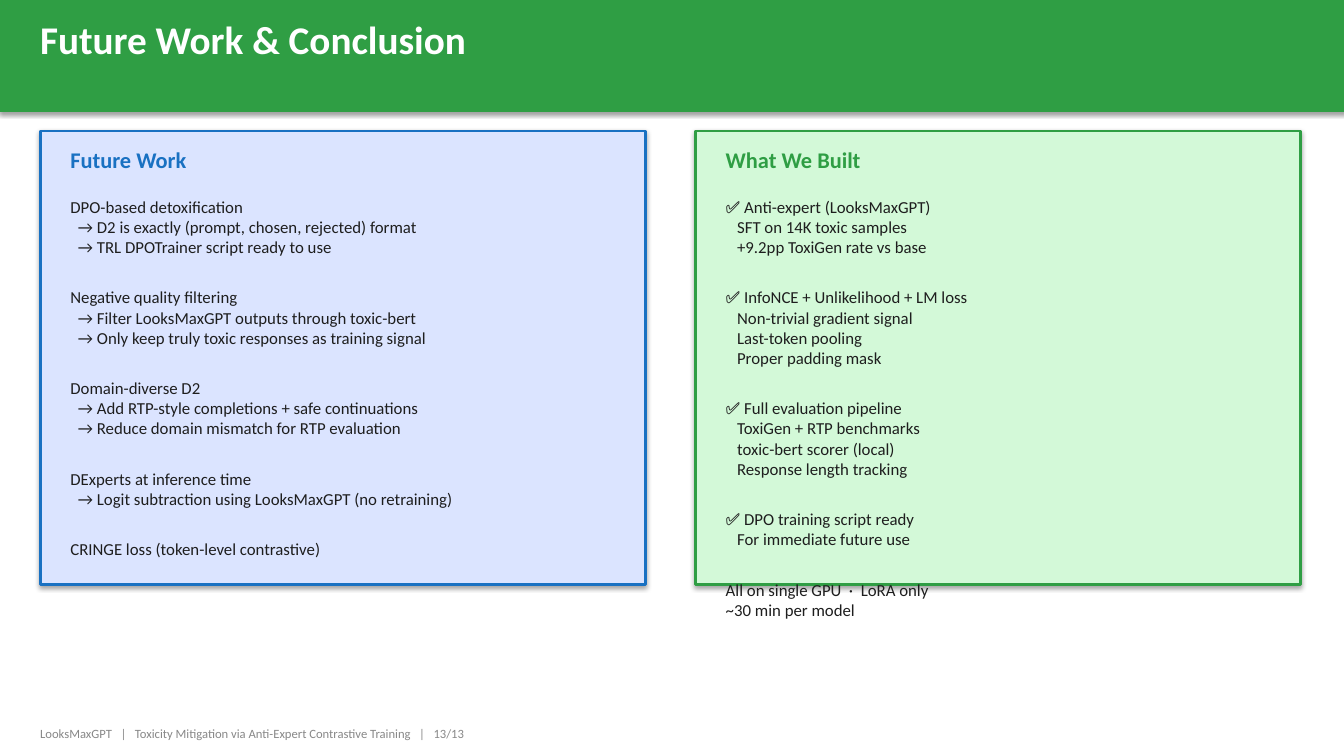
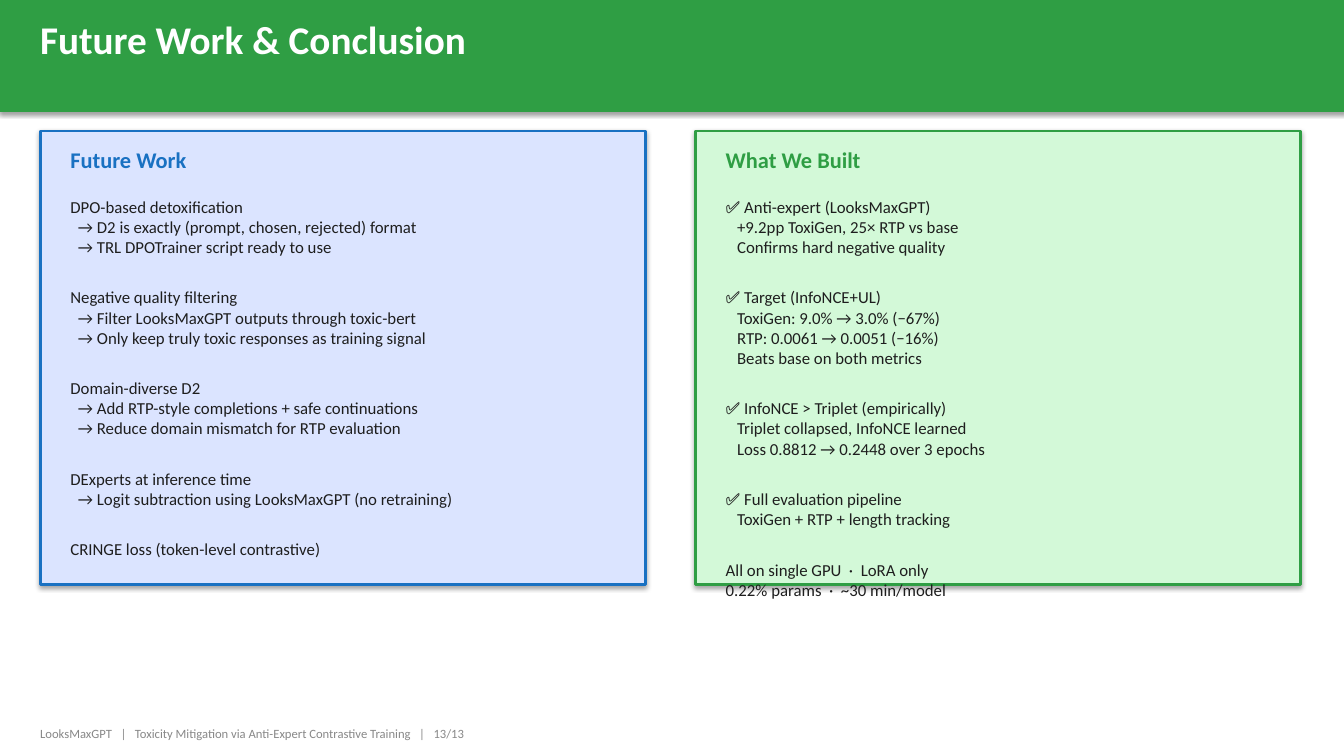
Before and after one commit to kyle-zheng-fati/looksmaxgpt_contrastiveloss, a slide deck: slide 13 of slides/presentation.pptx. Drawn at 1344x756 pixels with LibreOffice and Linux fonts; fonts in the diff are those of the drawing. Boxes give left, top, right and bottom in pixels: in the first picture for what was removed or moved away, otherwise in the second. Text is boxed around its words. In the diff, an @@ line names an element or a change of style, - is before the commit and + after.

```diff
--- a/slides/presentation.pptx
+++ b/slides/presentation.pptx
@@ text at box(737, 221, 984, 458): text changed @@
-SFT on 14K toxic samples
-+9.2pp ToxiGen rate vs base
-✅ InfoNCE + Unlikelihood + LM loss
-Non-trivial gradient signal
-Last-token pooling
-Proper padding mask
++9.2pp ToxiGen, 25× RTP vs base
+Confirms hard negative quality
+✅ Target (InfoNCE+UL)
+ToxiGen: 9.0% → 3.0% (−67%)
+RTP: 0.0061 → 0.0051 (−16%)
+Beats base on both metrics
+✅ InfoNCE > Triplet (empirically)
+Triplet collapsed, InfoNCE learned
+Loss 0.8812 → 0.2448 over 3 epochs
@@ text at box(737, 513, 950, 528): text changed @@
-ToxiGen + RTP benchmarks
-toxic-bert scorer (local)
-Response length tracking
-✅ DPO training script ready
-For immediate future use
+ToxiGen + RTP + length tracking
@@ text at box(726, 582, 946, 600): text changed @@
-~30 min per model
+0.22% params · ~30 min/model
```
Also in this commit, not shown: 2 other slides changed, 2 other files.
